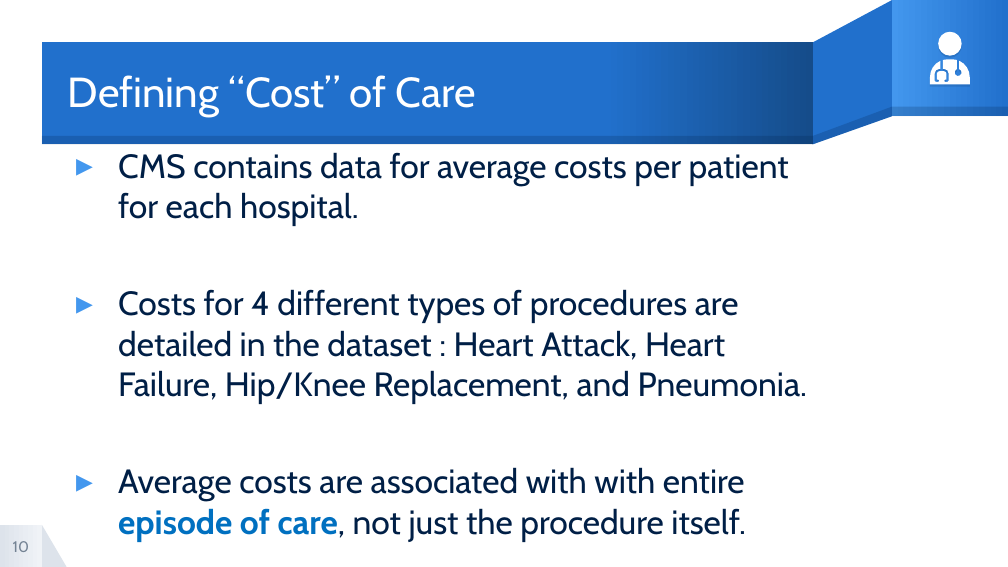
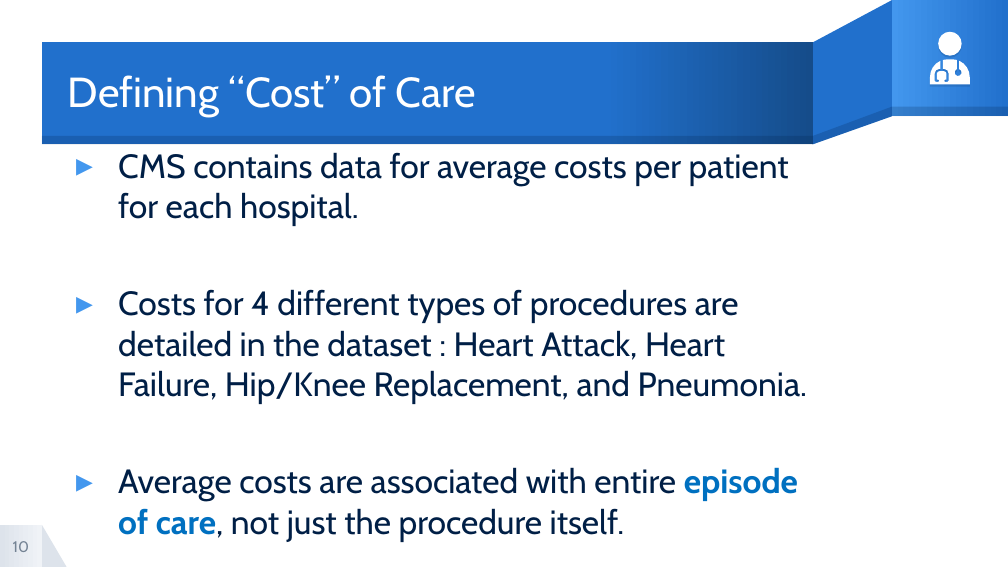
Before and after one commit to cdnapier/provider_cost_vs_quality, a slide deck: slide 10 of cdnapier_capstone_NSSDA13.pptx. Drawn at 1008x567 pixels with LibreOffice and Linux fonts; fonts in the diff are those of the drawing. Boxes give left, top, right and bottom in pixels: in the first picture for what was removed or moved away, otherwise in the second. Text is boxed around its words. In the diff, an @@ line names an element or a change of style, - is before the commit and + after.

```diff
--- a/cdnapier_capstone_NSSDA13.pptx
+++ b/cdnapier_capstone_NSSDA13.pptx
@@ text at box(118, 467, 798, 542): text changed @@
-▸ Average costs are associated with with entire episode of care, not just the procedure itself.
+▸ Average costs are associated with entire episode of care, not just the procedure itself.
```
Also in this commit, not shown: 5 other slides changed, 1 slide added, 1 slide removed, 7 other files.
